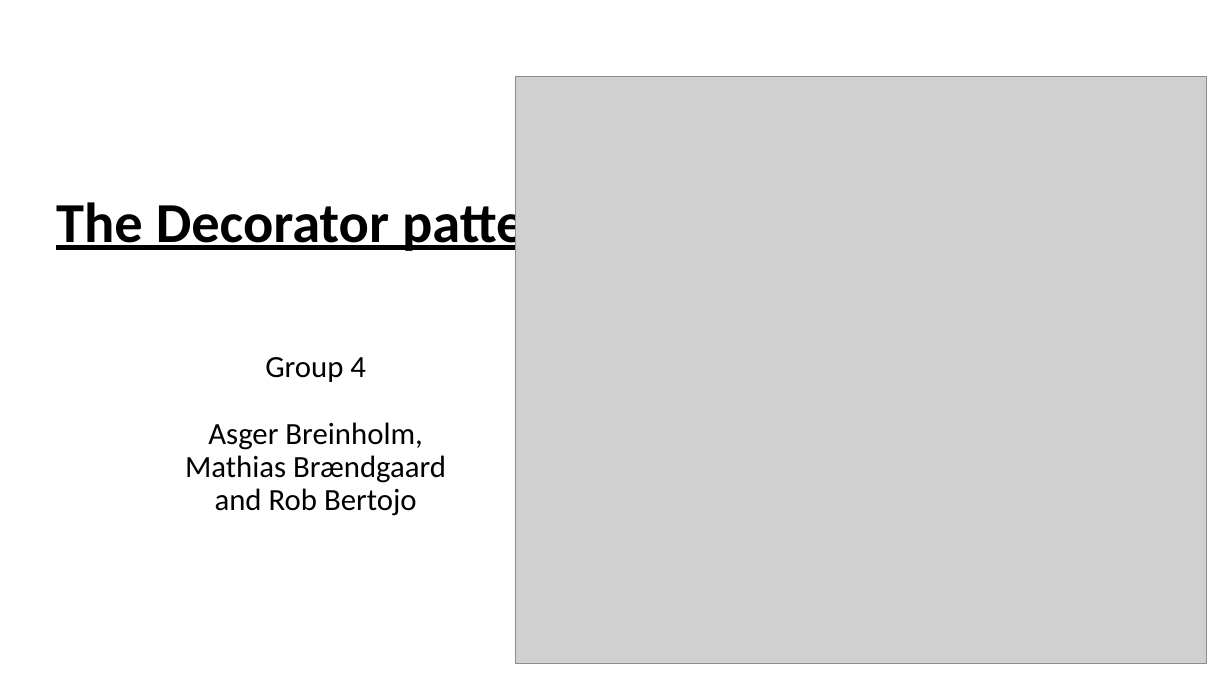
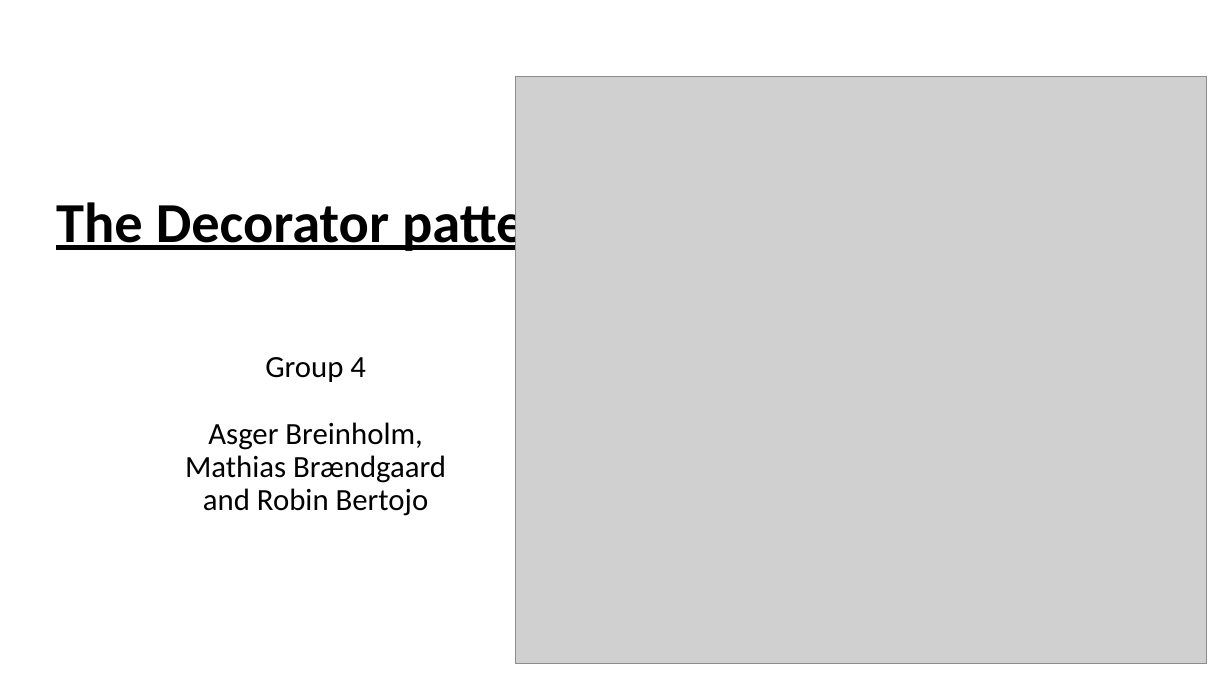
Before and after one commit to DaloonOfDoom/E21SWD_Assignment, a slide deck: slide 1 of Slides/The Decorator pattern.pptx. Drawn at 1232x693 pixels with LibreOffice and Linux fonts; fonts in the diff are those of the drawing; grey boxes stand for pictures. Boxes give left, top, right and bottom in pixels: in the first picture for what was removed or moved away, otherwise in the second. Text is boxed around its words. In the diff, an @@ line names an element or a change of style, - is before the commit and + after.

```diff
--- a/Slides/The Decorator pattern.pptx
+++ b/Slides/The Decorator pattern.pptx
@@ subtitle at [185,357,446,516]: text changed @@
-Group 4
-Asger Breinholm, Mathias Brændgaard and Rob Bertojo
+Group 4
+Asger Breinholm, Mathias Brændgaard and Robin Bertojo
```
Also in this commit, not shown: 1 other slide changed, 1 slide added, 1 slide removed.
